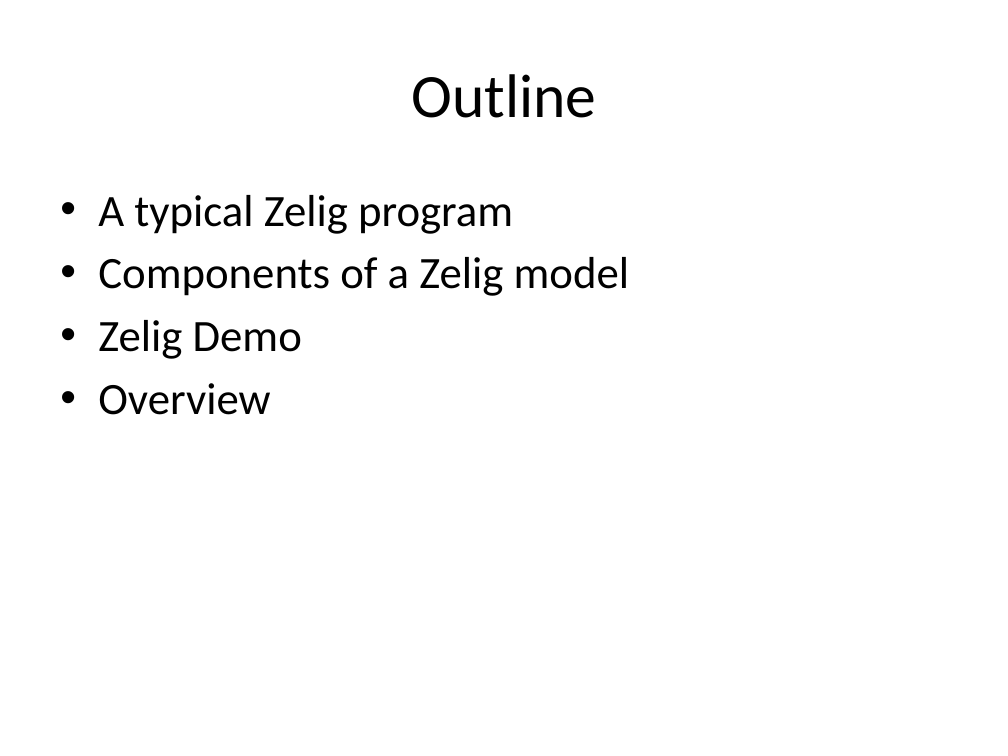
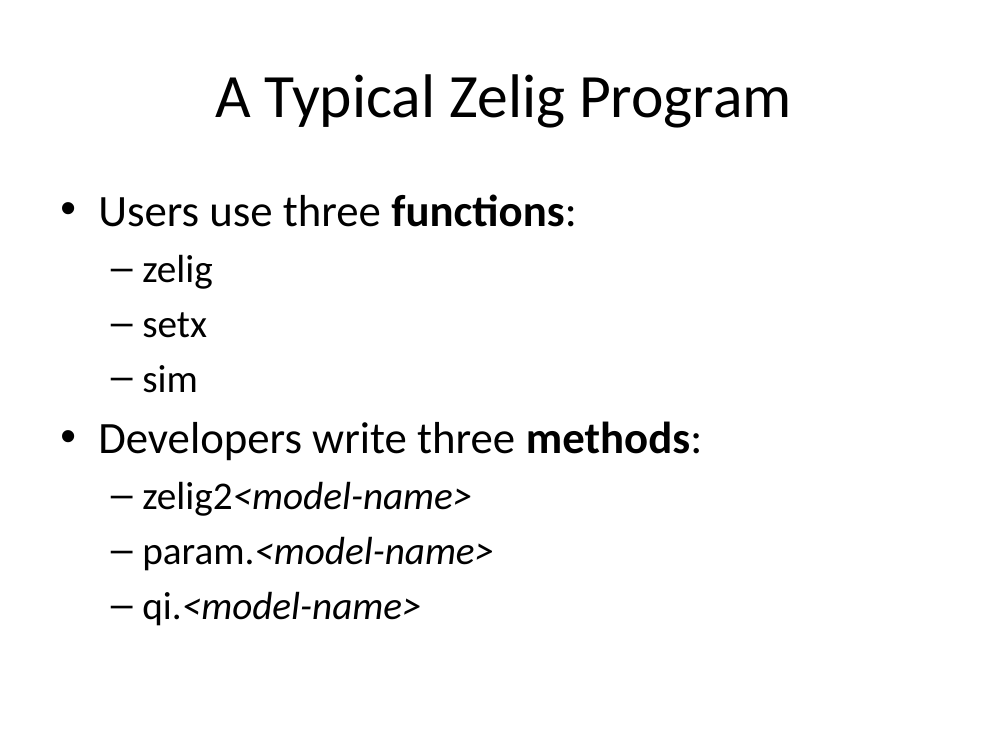
Before and after one commit to IQSS/Zelig4-Documentation, a slide deck: slide 15 of January-Class/Zelig_1_regressions.pptx (slide 13 before the commit). Drawn at 1008x756 pixels with LibreOffice and Linux fonts; fonts in the diff are those of the drawing. Boxes give left, top, right and bottom in pixels: in the first picture for what was removed or moved away, otherwise in the second. Text is boxed around its words. In the diff, an @@ line names an element or a change of style, - is before the commit and + after.

```diff
--- a/January-Class/Zelig_1_regressions.pptx
+++ b/January-Class/Zelig_1_regressions.pptx
@@ title at <box>215,74,792,128</box>: text changed @@
-Outline
+A Typical Zelig Program
@@ text at <box>98,194,702,626</box>: text changed; size 32 to 28 pt @@
-• A typical Zelig program
-• Components of a Zelig model
-• Zelig Demo
-• Overview
+• Users use three functions:
+  – zelig
+  – setx
+  – sim
+• Developers write three methods:
+  – zelig2<model-name>
+  – param.<model-name>
+  – qi.<model-name>
```
Also in this commit, not shown: 13 other slides changed, 3 slides added, 1 slide removed, 2 other files.
